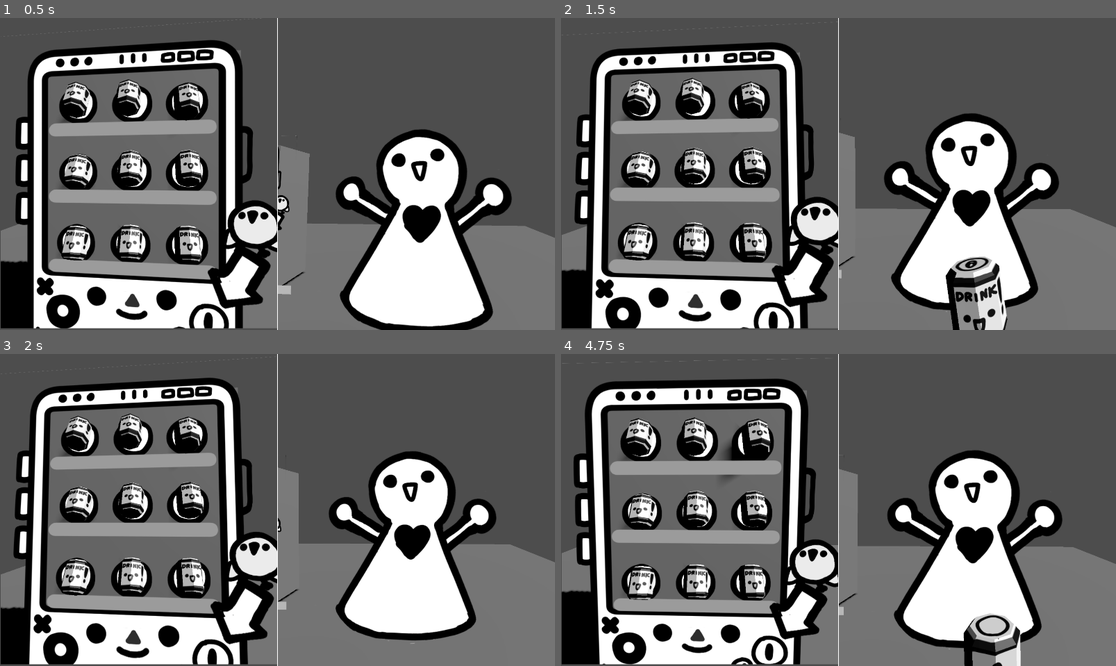
Above: before the commit, frames 1-4 (two rows, left to right).
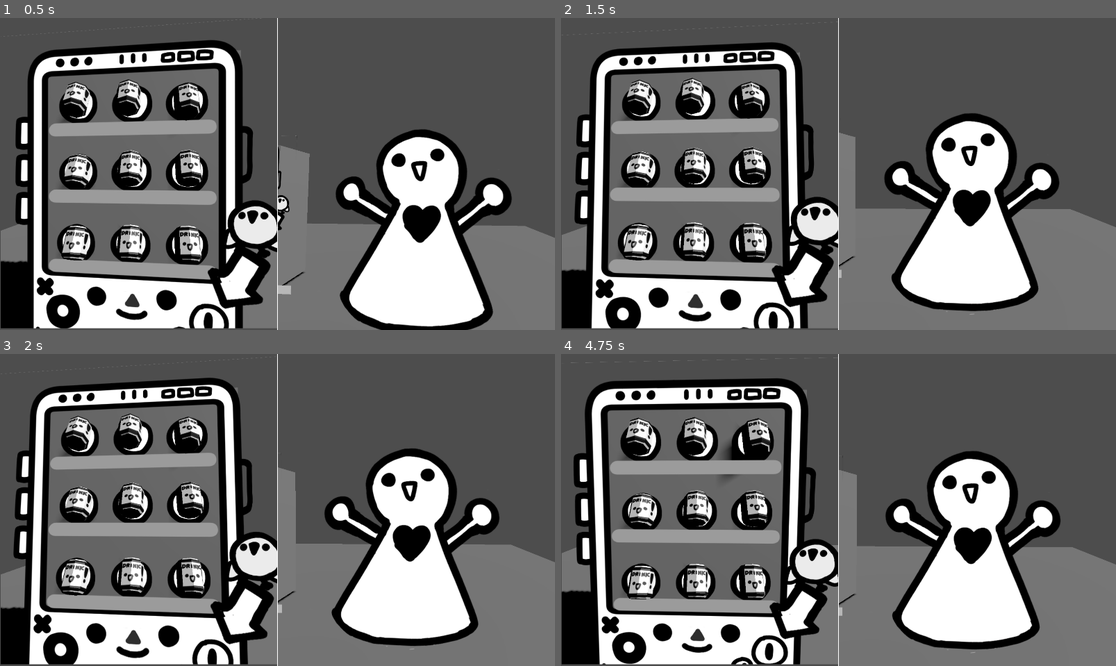
Above: after the commit, the same moments.

Repository: tombuben/automat
Game: Godot game, scene res://Scenes/main_scene.tscn
The game is run twice, just before and just after one commit, with the same random seed, the same clock (stepped at 60 frames per second) and the same inputs.
Inputs (mouse positions are in pixels of both pictures, inside the frame that each line leads up to):
- Up to frame 1 (0.5 s): no input
- Up to frame 2 (1.5 s): move the mouse to (810, 236) at 0.52 s; click (810, 236) at 0.67 s; drag from (1005, 220) to (810, 236) at 1.27 s
- Up to frame 3 (2 s): no input
- Up to frame 4 (4.75 s): move the mouse to (672, 463) at 2.02 s; click (672, 463) at 2.17 s; drag from (866, 510) to (672, 463) at 2.77 s; move the mouse to (755, 432) at 3.52 s; click (755, 432) at 3.67 s; drag from (960, 494) to (755, 432) at 4.27 s

Frame 1 is identical in both runs. In frame 2, 2.6% of the frame differs, in the area x 50-90%, y 32-100%; in frame 3, 3.1%; in frame 4, 6.0%, in the area x 1-100%, y 1-100%.

Commit message:
Add dynamic slot and shooting

Diff:
--- a/Scenes/main_scene.tscn
+++ b/Scenes/main_scene.tscn
@@ -7,6 +7,7 @@
 [ext_resource type="Script" uid="uid://7mv8rlcaqlga" path="res://Scripts/item_slot.gd" id="3_maf8m"]
 [ext_resource type="Script" uid="uid://dsalx1r160eac" path="res://Scripts/cursor_object.gd" id="5_6ev3c"]
 [ext_resource type="Texture2D" uid="uid://dc3kn44ygtcai" path="res://Assets/concepts/automatCleanConceptProBubnu1.png" id="5_iacmt"]
+[ext_resource type="Script" uid="uid://vysddvus01vk" path="res://Scripts/dispensor_selector.gd" id="7_huasi"]
 
 [sub_resource type="BoxShape3D" id="BoxShape3D_6l7je"]
 size = Vector3(10, 0.1, 10)
@@ -41,6 +42,9 @@
 [sub_resource type="SphereMesh" id="SphereMesh_6ev3c"]
 radius = 0.05
 height = 0.1
+
+[sub_resource type="BoxShape3D" id="BoxShape3D_76v2p"]
+size = Vector3(0.5, 0.5, 0.5)
 
 [sub_resource type="Curve" id="Curve_jv6wh"]
 _limits = [0.0, 1.0, 0.0, 2.0]
@@ -265,6 +269,13 @@
 visible = false
 mesh = SubResource("SphereMesh_6ev3c")
 
+[node name="DispensorSelector" type="Area3D" parent="Control/SubViewportContainer/SubViewport"]
+transform = Transform3D(1, 0, 0, 0, 1, 0, 0, 0, 1, -1.18287, 0.637081, 0.503324)
+script = ExtResource("7_huasi")
+
+[node name="CollisionShape3D" type="CollisionShape3D" parent="Control/SubViewportContainer/SubViewport/DispensorSelector"]
+shape = SubResource("BoxShape3D_76v2p")
+
 [node name="SubViewportContainer2" type="SubViewportContainer" parent="Control"]
 layout_mode = 0
 offset_left = 960.0
--- a/Scripts/cursor_object.gd
+++ b/Scripts/cursor_object.gd
@@ -1,14 +1,23 @@
 class_name CursorBody extends AnimatableBody3D
 
 ## public
+
+func get_dragged_item() -> RigidBody3D:
+	if not dragging:
+		return null
+	return last_dragged_object
+
 var dragging : bool = false
 signal started_dragging(item)
 signal stopped_dragging(item)
 
 ## private
 @onready var pin = $PinJoint3D
-var moused_over_item
+var moused_over_item : RandomItem
 var last_dragged_object
+
+func _ready() -> void:
+	GlobalManager.cursor_body = self
 
 func move_cursor():
 	var screen_position = get_viewport().get_mouse_position()
@@ -54,7 +63,7 @@
 		return
 
 	print(moused_over_item.get_path())
-	moused_over_item.freeze = false
+	moused_over_item.take_out_of_slot()
 	pin.node_b = moused_over_item.get_path()
 	dragging = true
 	last_dragged_object = moused_over_item
--- /dev/null
+++ b/Scripts/dispensor_selector.gd
@@ -0,0 +1,42 @@
+class_name DispenserSelector extends Area3D
+
+var body_in_dispenser : RandomItem
+
+func _ready() -> void:
+	GlobalManager.dispensor_selector = self
+	connect("body_entered", _on_body_entered)
+	connect("body_exited", _on_body_exited)
+
+func _on_body_entered(body):
+	if body is RandomItem:
+
+		print("body entered")
+		body_in_dispenser = body
+		set_body_async(body)
+
+func set_body_async(body : RigidBody3D) -> void:
+	var cursor = GlobalManager.cursor_body
+	cursor.stopped_dragging.disconnect(set_body_async)
+	if cursor.get_dragged_item() == body:
+		cursor.stopped_dragging.connect(set_body_async)
+	else:
+		body.freeze = true
+		var tween = create_tween()
+		var duration = 0.1
+		tween.tween_property(body, "global_position", global_position, duration)
+		tween.tween_property(body, "rotation", rotation, duration)
+		GlobalManager.world_view.spawn_duplicate(body)
+
+func _on_body_exited(body):
+	if body is RandomItem and not body.freeze:
+		var cursor = GlobalManager.cursor_body
+		cursor.stopped_dragging.disconnect(set_body_async)
+		GlobalManager.world_view.delete_object_to_shoot()
+		body_in_dispenser = null
+
+func update_rotation(charge_duration : float):
+	body_in_dispenser.rotate_z(charge_duration / 5)
+
+func shoot_from_dispenser():
+	body_in_dispenser.queue_free()
+	body_in_dispenser = null
--- /dev/null
+++ b/Scripts/global_manager.gd
@@ -0,0 +1,7 @@
+extends Node
+
+var cursor_body : CursorBody
+
+var dispensor_selector : DispenserSelector
+
+var world_view : WorldView
--- a/Scripts/item_slot.gd
+++ b/Scripts/item_slot.gd
@@ -1,17 +1,17 @@
-extends Area3D
+class_name ItemSlot extends Area3D
 
-@export var item_in_slot : RigidBody3D
+@export var item_in_slot : RandomItem
 var highlighted : bool
 var old_item_position : Vector3
 var old_item_rotation : Vector3
 var cursor_body : CursorBody
 @onready var tween = create_tween().set_parallel(true)
 
-
 func _ready() -> void:
-	item_in_slot.freeze = true
 	old_item_position = item_in_slot.global_position
 	old_item_rotation = item_in_slot.rotation
+
+	item_in_slot.insert_to_slot(self)
 	connect("body_entered", on_body_entered)
 	connect("body_exited", on_body_exited)
 
@@ -19,26 +19,29 @@
 	if body is CursorBody:
 		cursor_body = body
 
-		print_debug("connect higlight")
 		cursor_body.stopped_dragging.connect(stopped_dragging)
-		if not body.dragging and item_in_slot.freeze:
+		if not body.dragging and item_in_slot and item_in_slot.in_slot:
 			highlight_item()
 
 func on_body_exited(body):
 	if body is CursorBody:
-		if not body.dragging and item_in_slot.freeze:
+		if not body.dragging and item_in_slot and item_in_slot.in_slot:
 			reset_highlight()
 
-		print_debug("disconnect higlight")
 		body.stopped_dragging.disconnect(stopped_dragging)
 
-func stopped_dragging(item):
-	if item == item_in_slot or \
-	  not cursor_body.dragging and item_in_slot.freeze:
+func stopped_dragging(item : RandomItem):
+	if not item_in_slot:
+		item.insert_to_slot(self)
+
+	if item == item_in_slot:
 		highlight_item()
+		pass
+	elif	 not cursor_body.dragging and item_in_slot.in_slot:
+		highlight_item()
+		pass
 
 func highlight_item():
-	print_debug("highlight")
 	highlighted = true
 	item_in_slot.freeze = true
 	if highlighted and item_in_slot.freeze:
@@ -48,18 +51,6 @@
 		tween.tween_property(item_in_slot, "global_position", global_position, duration)
 		tween.tween_property(item_in_slot, "rotation", rotation, duration)
 	return
-
-	while highlighted and item_in_slot.freeze:
-		var item_pos = item_in_slot.position
-		var item_rot = item_in_slot.rotation
-		var cursor_pos = cursor_body.position
-		var delta = get_process_delta_time()
-		var pos_speed = 1
-		var rot_speed = 2
-		item_in_slot.global_position = item_pos.move_toward(global_position, delta * pos_speed)
-		item_in_slot.rotation = item_rot.move_toward(rotation, delta * rot_speed)
-		await get_tree().process_frame
-	print_debug("ended highlight")
 
 func reset_highlight():
 	highlighted = false
--- /dev/null
+++ b/Scripts/random_item.gd
@@ -0,0 +1,15 @@
+class_name RandomItem extends RigidBody3D
+
+var in_slot : ItemSlot
+
+func take_out_of_slot() -> void:
+	if in_slot:
+		in_slot.item_in_slot = null
+		in_slot = null
+	freeze = false
+
+func insert_to_slot(slot : ItemSlot) -> void:
+	in_slot = slot
+	freeze = true
+	slot.item_in_slot = self
+	slot.reset_highlight()
--- a/Scripts/rotate_around.gd
+++ b/Scripts/rotate_around.gd
@@ -32,11 +32,18 @@
 		return
 
 	var relative_position : float
-	if cursor_object.last_dragged_object.freeze:
-		relative_position = -1
+	if cursor_object.last_dragged_object.freeze: #Todo here check if the object is in item slot
+		pass
+		#relative_position = -1
 	else:
-		var last_object_height = cursor_object.last_dragged_object.global_position.y
-		relative_position = remap(last_object_height, 0.5, 2, 1, -1)
+		#var last_object_height = cursor_object.last_dragged_object.global_position.y
+		#relative_position = remap(last_object_height, 0.5, 2, 1, -1)
+		pass
+
+	#todo remove this
+	var last_object_height = cursor_object.last_dragged_object.global_position.y
+	relative_position = remap(last_object_height, 0.5, 2, 1, -1)
+	#todo end
 
 	var height_pos = mouse_height_to_pos_curve.sample(relative_position)
 	target_pos.y = original_pos.y - height_pos * 0.6
--- /dev/null
+++ b/Scripts/rotation_limiter.gd
@@ -0,0 +1,11 @@
+extends RigidBody3D
+
+func _integrate_forces(state):
+	var min_angle = deg_to_rad(-45)
+	var max_angle = deg_to_rad(45)
+	if rotation.y < min_angle:
+		rotation.y = min_angle
+		angular_velocity.y = 1
+	elif rotation.y > max_angle:
+		rotation.y = max_angle
+		angular_velocity.y = -1
--- a/Scripts/world_view.gd
+++ b/Scripts/world_view.gd
@@ -1,9 +1,12 @@
-extends Camera3D
+class_name WorldView extends Camera3D
 
 @onready var aim_rotation = $AimRotation
+@onready var aim_transform = aim_rotation.transform
 @onready var spawn_position = $AimRotation/SpawnPosition
+@onready var spawn_transform = spawn_position.transform
 @onready var aim_plane : AnimationPlayer = $AimPlane
 @onready var animation_player = $AnimationPlayer
+
 @export var spawn_shootable : PackedScene
 
 @export var shake_curve : Curve
@@ -27,12 +30,41 @@
 var rotate_object_tween : Tween
 var push_back_camera_tween : Tween
 
-func charge() -> void:
-	if object_to_shoot != null:
-		return
+var charging : bool
+
+func _ready() -> void:
+	GlobalManager.world_view = self
+
+	#spawn()
+
+func spawn() -> void:
+	aim_rotation.transform = aim_transform
+	spawn_position.transform = spawn_transform
+
 	object_to_shoot = spawn_shootable.instantiate()
 	spawn_position.add_child(object_to_shoot)
+	object_to_shoot.global_position = spawn_position.global_position
 	object_to_shoot.freeze = true
+
+func spawn_duplicate(original : RigidBody3D) -> void:
+	aim_rotation.transform = aim_transform
+	spawn_position.transform = spawn_transform
+
+	object_to_shoot = original.duplicate()
+	object_to_shoot.rotation = Vector3.ZERO
+	spawn_position.add_child(object_to_shoot)
+	object_to_shoot.global_position = spawn_position.global_position
+	object_to_shoot.freeze = true
+
+func delete_object_to_shoot() -> void:
+	if object_to_shoot:
+		object_to_shoot.queue_free()
+		object_to_shoot = null
+
+func charge() -> void:
+	if not object_to_shoot:
+		return
+	charging = true
 	charge_duration = 0
 	rotated_fast = false
 
@@ -44,7 +76,7 @@
 
 	handle_camera_rotation(delta)
 
-	if object_to_shoot != null:
+	if charging:
 		handle_object_aim_rotation(delta)
 		handle_camera_shake()
 
@@ -88,6 +120,8 @@
 		rotate_object_tween.tween_property(object_to_shoot, "rotation", target_rotation, 1)
 		rotated_fast = true
 
+	GlobalManager.dispensor_selector.update_rotation(charge_duration)
+
 func handle_camera_shake() -> void:
 	var shake_strength = shake_curve.sample(charge_duration)
 	position = Vector3(randf_range(-shake_strength, shake_strength), randf_range(-shake_strength, shake_strength), 0)
@@ -113,7 +147,6 @@
 	applied_force += applied_force * charge_duration * 3
 	object_to_shoot.apply_central_impulse(applied_force)
 
-
 	push_back_camera_tween = get_tree().create_tween()
 	var original_position = position
 	var push_position = Vector3(0, 0, 0.25 * charge_duration)
@@ -123,6 +156,8 @@
 	object_to_shoot = null
 	charge_duration = 0
 	rotated_fast = false
+	charging = false
 
-
-	#animation_player.play("camera_push_back")
+	#await get_tree().create_timer(1).timeout
+	#spawn()
+	GlobalManager.dispensor_selector.shoot_from_dispenser()
--- a/Subscenes/random_item.tscn
+++ b/Subscenes/random_item.tscn
@@ -1,6 +1,7 @@
-[gd_scene load_steps=3 format=3 uid="uid://c2vjbnjw2np13"]
+[gd_scene load_steps=4 format=3 uid="uid://c2vjbnjw2np13"]
 
 [ext_resource type="PackedScene" uid="uid://cq8aarcfl26cu" path="res://Assets/models/Plechovka.glb" id="1_1h8wx"]
+[ext_resource type="Script" uid="uid://clluv3r6m72c2" path="res://Scripts/random_item.gd" id="1_vkqkw"]
 
 [sub_resource type="ConvexPolygonShape3D" id="ConvexPolygonShape3D_vkqkw"]
 points = PackedVector3Array(-0.0132805, -0.019008, -0.205334, 0.0221538, 0.46844, 0.237726, 0.110214, 0.46725, 0.201243 …(937 unchanged characters)…
@@ -8,6 +9,7 @@
 [node name="RandomItem" type="RigidBody3D"]
 mass = 0.35
 angular_damp = 10.0
+script = ExtResource("1_vkqkw")
 
 [node name="CollisionShape3D2" type="CollisionShape3D" parent="."]
 transform = Transform3D(0.25, 0, 0, 0, 0.25, 0, 0, 0, 0.25, 0, -0.0484524, 0)
--- a/Subscenes/random_person.tscn
+++ b/Subscenes/random_person.tscn
@@ -1,5 +1,6 @@
-[gd_scene load_steps=5 format=3 uid="uid://b8l8mhyb5sfwf"]
+[gd_scene load_steps=6 format=3 uid="uid://b8l8mhyb5sfwf"]
 
+[ext_resource type="Script" uid="uid://b7ohdqhsdloap" path="res://Scripts/rotation_limiter.gd" id="1_afjl1"]
 [ext_resource type="Texture2D" uid="uid://b6vfboinyegqy" path="res://Assets/concepts/NPCConcept.png" id="1_sr24p"]
 
 [sub_resource type="CapsuleShape3D" id="CapsuleShape3D_8gkds"]
@@ -11,7 +12,10 @@
 [node name="RandomPerson" type="Node3D"]
 
 [node name="RigidBody3D" type="RigidBody3D" parent="."]
+axis_lock_angular_y = true
 gravity_scale = -10.0
+linear_damp = 5.0
+script = ExtResource("1_afjl1")
 
 [node name="CollisionShape3D" type="CollisionShape3D" parent="RigidBody3D"]
 shape = SubResource("CapsuleShape3D_8gkds")
--- a/project.godot
+++ b/project.godot
@@ -14,6 +14,10 @@
 run/main_scene="uid://b6qthxoydelxv"
 config/features=PackedStringArray("4.4", "GL Compatibility")
 config/icon="res://icon.svg"
+
+[autoload]
+
+GlobalManager="*res://Scripts/global_manager.gd"
 
 [display]
 
Not shown: 1 places in Scenes/main_scene.tscn that only renumber resources
Not shown, added: Scripts/dispensor_selector.gd.uid
Not shown, added: Scripts/global_manager.gd.uid
Not shown, added: Scripts/random_item.gd.uid
Not shown, added: Scripts/rotation_limiter.gd.uid
